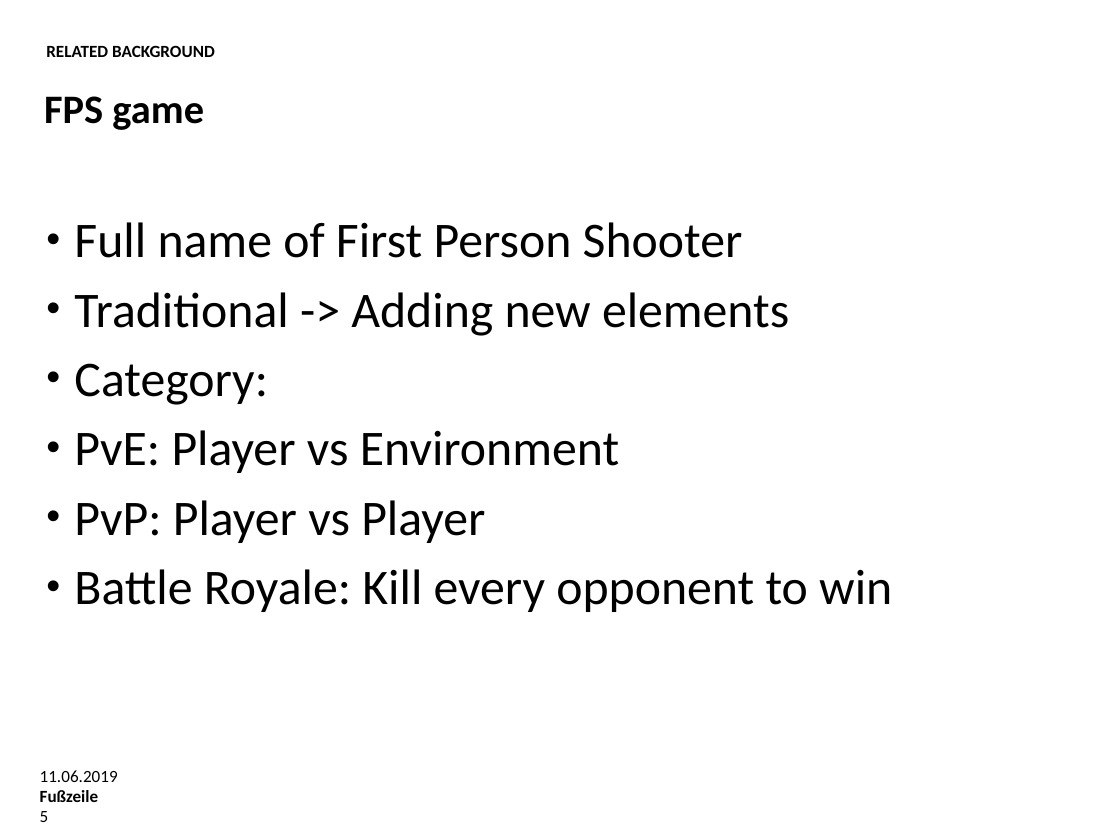
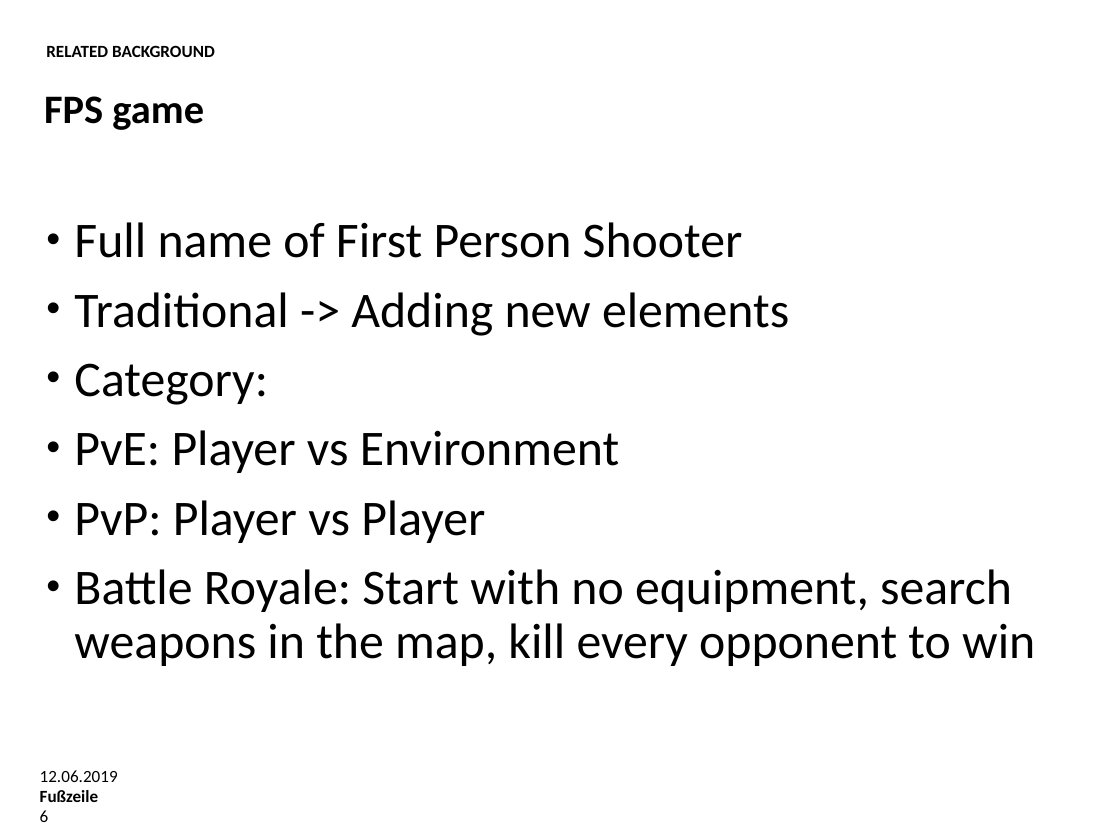
Before and after one commit to Rickylht/Bachelor-Thesis, a slide deck: slide 6 of Oral Examination.pptx (slide 5 before the commit). Drawn at 1120x840 pixels with LibreOffice and Linux fonts; fonts in the diff are those of the drawing; background and template pictures are left out. Boxes give left, top, right and bottom in pixels: in the first picture for what was removed or moved away, otherwise in the second. Text is boxed around its words. In the diff, an @@ line names an element or a change of style, - is before the commit and + after.

```diff
--- a/Oral Examination.pptx
+++ b/Oral Examination.pptx
@@ text at (74,569,1035,666): text changed @@
-• Battle Royale: Kill every opponent to win
+• Battle Royale: Start with no equipment, search weapons in the map, kill every opponent to win
@@ text at (40,770,118,782): text changed @@
-11.06.2019
+12.06.2019
@@ page number at (40,810,49,822): text changed @@
-5
+6
```
Also in this commit, not shown: 24 other slides changed, 18 slides added.
